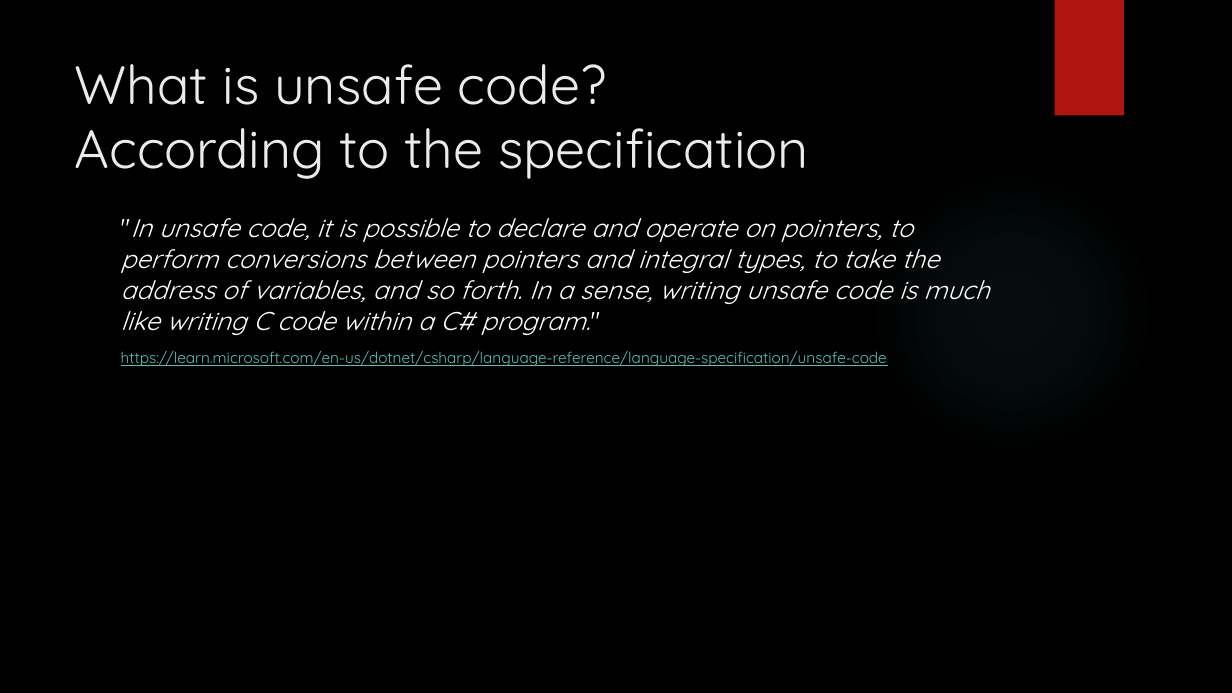
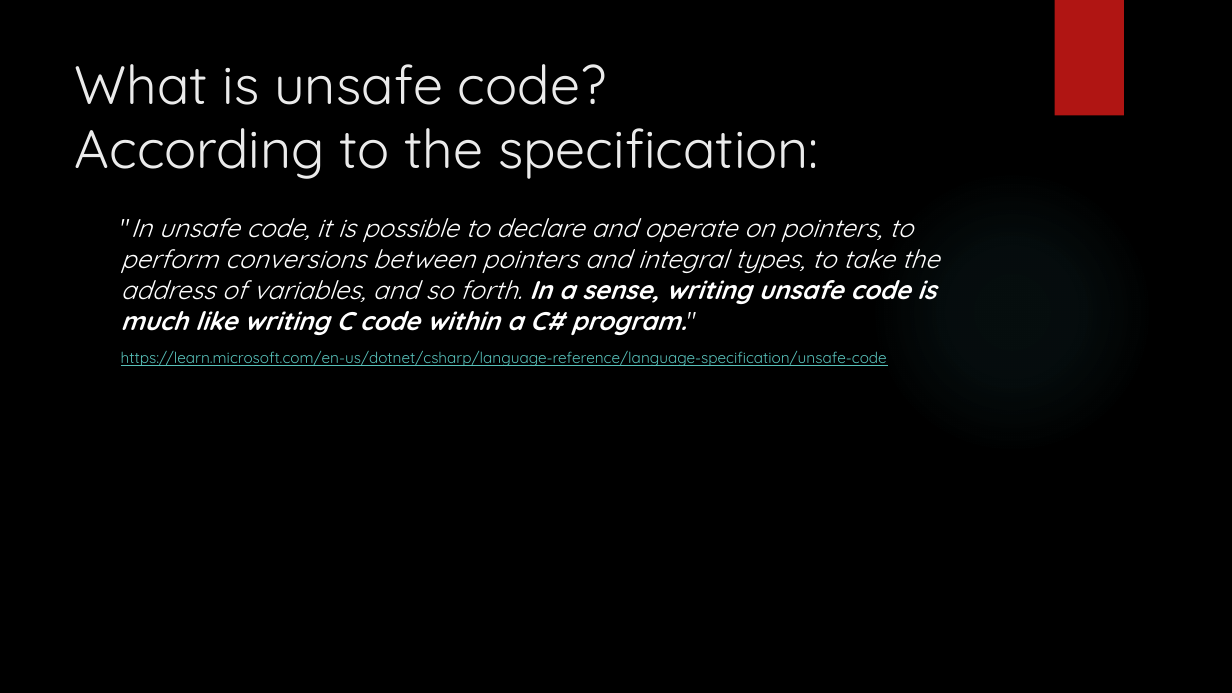
Before and after one commit to dennisdietrich/UnsafeCSharp, a slide deck: slide 6 of doc/Introduction to unsafe C#.pptx. Drawn at 1232x693 pixels with LibreOffice and Linux fonts; fonts in the diff are those of the drawing; background and template pictures are left out. Boxes give left, top, right and bottom in pixels: in the first picture for what was removed or moved away, otherwise in the second. Text is boxed around its words. In the diff, an @@ line names an element or a change of style, - is before the commit and + after.

Commit message:
Minor tweaks to C# lang spec slide

```diff
--- a/doc/Introduction to unsafe C#.pptx
+++ b/doc/Introduction to unsafe C#.pptx
@@ title at (x1=75, y1=64, x2=819, y2=179): text changed @@
-What is unsafe code?
-According to the specification
+What is unsafe code?
+According to the specification:
@@ text at (x1=121, y1=218, x2=940, y2=335): bold on in "In a sense, writing unsafe code is ..." @@
```
